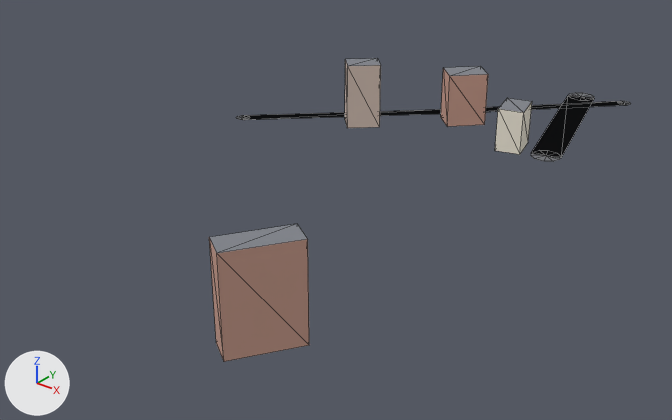
Renders of the glTF model apps/client/public/cities/moscow_synth/tiles/-4_-2.glb from each side of a commit.
The view is the same before and after, from a 50 mm camera at (-578.0, 56.0, 188.0) aimed at (-856.0, 404.0, -27.0). Arrows for +X, +Y and +Z are at lower left; the lights stay in place. The older version comes first. Mesh edges are drawn as thin lines. Vertices at exactly the same position are counted once.
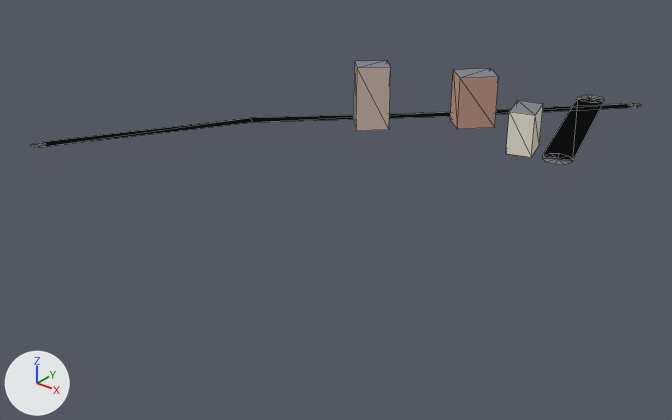
The change, as a list of edits to the scene's bpy script:
```text
Change me_mesh_0:
    used by ob_mesh_0; location = (0.0, 0.0, 0.0)
    remove me_mesh_0.from_pydata(...)  # 86 vertices, 86 faces; spans x -944.0..-759.0, y 241.0..589.0, z 0.0..43.0
    add me_mesh_0.from_pydata(...)  # 80 vertices, 78 faces; spans x -1001.0..-761.0, y 318.0..589.0, z 0.0..36.0
    me_mesh_0 part 1: the loose piece of 4 vertices spanning x -811.0..-768.0, y 477.0..582.0, z 0.0 is moved by (7.0, 0.0, 0.0)
    me_mesh_0 part 2: the loose piece of 11 vertices spanning x -784.0..-768.0, y 472.0..487.0, z 0.0 is moved by (7.0, 0.0, 0.0)
    me_mesh_0 part 3: the loose piece of 11 vertices spanning x -811.0..-795.0, y 572.0..587.0, z 0.0 is moved by (7.0, 0.0, 0.0)
    me_mesh_0 part 4: the loose piece of 8 vertices spanning x -805.0..-787.0, y 469.0..491.0, z 0.0..23.0 is moved by (7.0, 0.0, 0.0)
    me_mesh_0 part 5: the loose piece of 8 vertices spanning x -892.0..-869.0, y 446.0..469.0, z 0.0..36.0 is moved by (7.0, 0.0, 0.0)
    me_mesh_0 part 6: the loose piece of 8 vertices spanning x -851.0..-825.0, y 484.0..510.0, z 0.0..30.0 is moved by (7.0, 0.0, 0.0)
    me_mesh_0 part 7: the loose piece of 8 vertices spanning x -786.0..-759.0, y 241.0..274.0, z 0.0..43.0 is deleted
    me_mesh_0 part 8
    25 vertices are removed from x -944.0..-774.0, y 418.0..589.0, z 0.0
    24 faces are deleted
    16 vertices are added at x -1001.0..-767.0, y 320.0..589.0, z 0.0
    16 new faces join them, mat_road
    other edits to the shape of me_mesh_0 do not show in these pictures
```

Boxes [x1, y1, x2, y2] around the edits, measured in the pictures (672 x 420 px; the box of a moved part takes in the faces that stretch with it):
'Mesh_0', reshaped (44% wider, 65% shorter): before [209, 58, 631, 362]; after [31, 60, 641, 165]
part 1 of me_mesh_0, moved or reshaped: before [531, 95, 594, 158]; after [543, 97, 605, 161]
part 2 of me_mesh_0, moved or reshaped: before [531, 154, 560, 161]; after [542, 157, 572, 165]
part 3 of me_mesh_0, moved or reshaped: before [569, 93, 594, 98]; after [579, 95, 604, 100]
part 4 of me_mesh_0, moved or reshaped: before [495, 98, 532, 154]; after [506, 101, 543, 157]
part 5 of me_mesh_0, moved or reshaped: before [345, 58, 381, 128]; after [354, 60, 391, 131]
part 6 of me_mesh_0, moved or reshaped: before [441, 66, 488, 127]; after [450, 68, 499, 129]
part 7 of me_mesh_0, deleted (brown): before [209, 224, 309, 362]
part 8 of me_mesh_0, moved or reshaped: before [236, 101, 631, 120]; after [38, 103, 641, 147]
